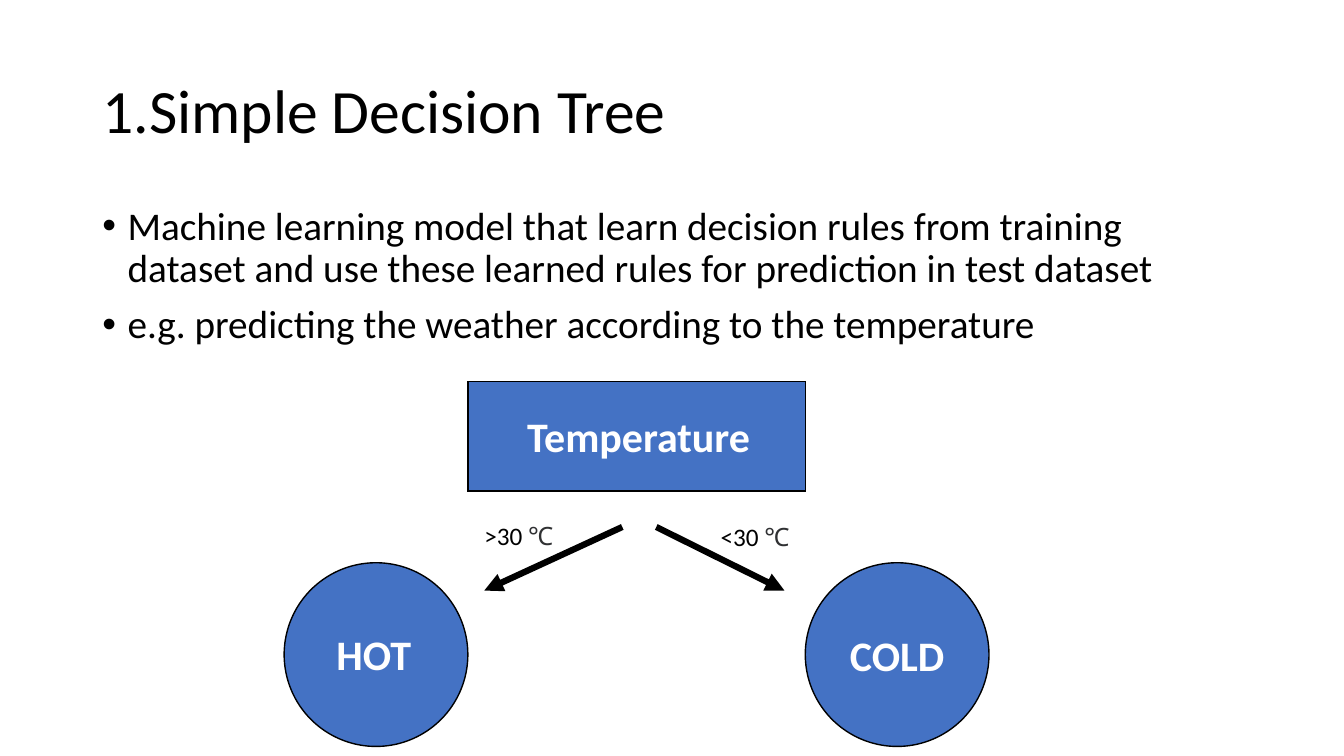
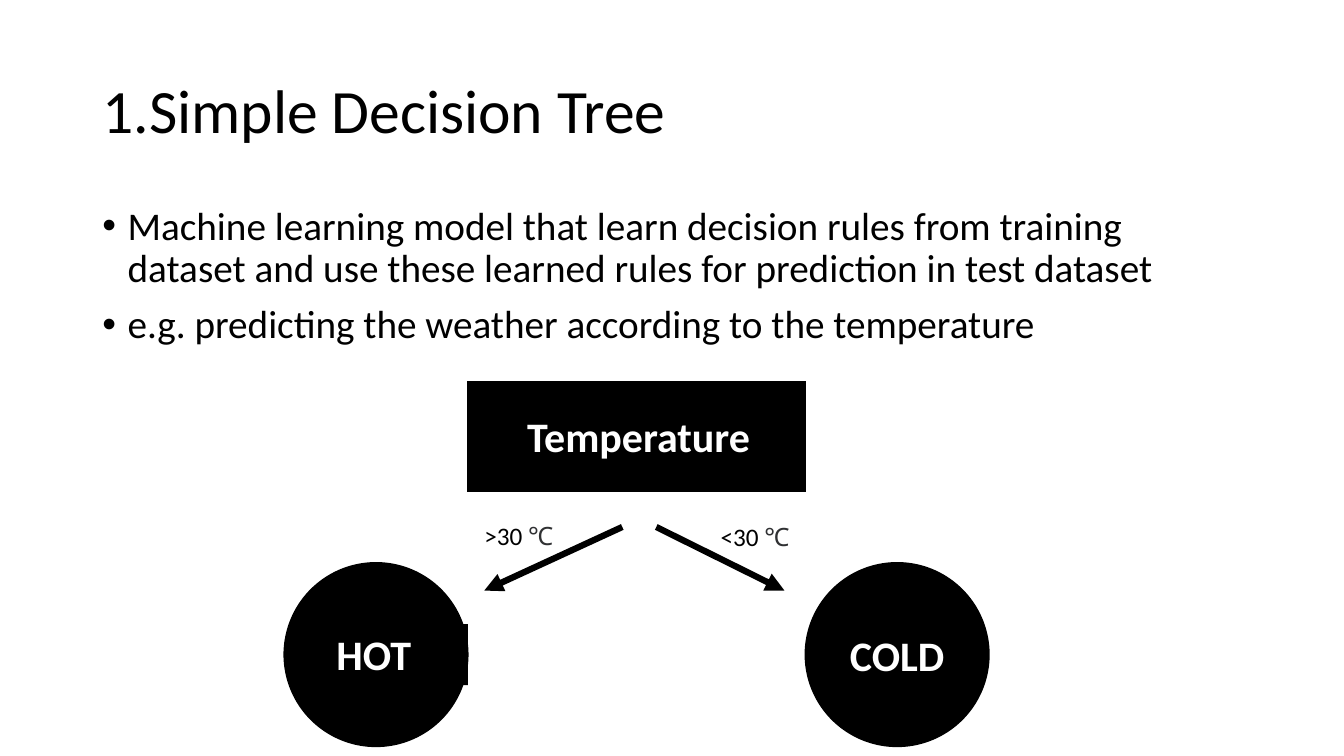
Before and after one commit to gucino/Machine-Learning, a slide deck: slide 3 of Decision_tree_and_Random_forest.pptx. Drawn at 1344x756 pixels with LibreOffice and Linux fonts; fonts in the diff are those of the drawing. Boxes give left, top, right and bottom in pixels: in the first picture for what was removed or moved away, otherwise in the second. Text is boxed around its words. In the diff, an @@ line names an element or a change of style, - is before the commit and + after.

```diff
--- a/Decision_tree_and_Random_forest.pptx
+++ b/Decision_tree_and_Random_forest.pptx
@@ fill #4472C4 to #000000 in 3 elements at box(468, 381, 806, 491), box(806, 563, 989, 746), box(284, 563, 468, 746) @@
```
Also in this commit, not shown: 3 slides added, 1 other file.
